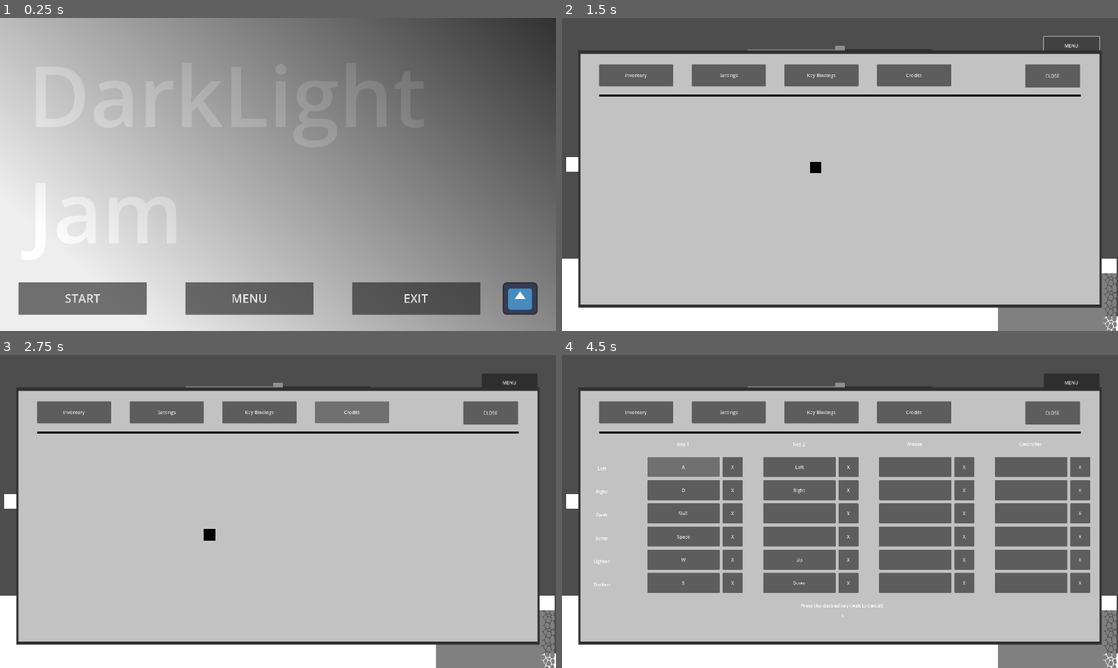
Above: before the commit, frames 1-4 (two rows, left to right).
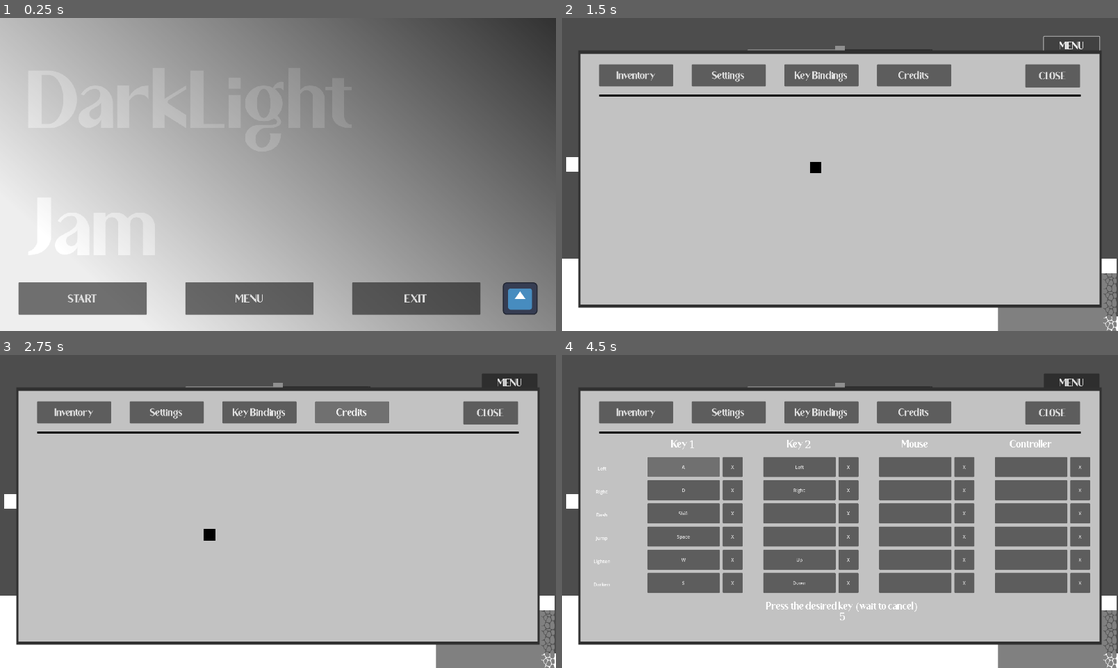
Above: after the commit, the same moments.

Repository: Wyatt5150/Godot-Wild-Jam-72
Game: Godot game, scene res://Levels/main_menu.tscn
Two runs of this game, one before a commit and one after it. Both use one fixed random seed, a clock stepped at 60 frames per second and the inputs below. The engine's default icon, where the game draws it, is replaced by a stand-in: a white triangle on a blue panel in a dark square. Sound files missing from this copy of the repository are replaced by a short silence.
Inputs:
- Up to frame 1 (0.25 s): no input
- Up to frame 2 (1.5 s): click "START" at 0.5 s; click "MENU" at 1.25 s
- Up to frame 3 (2.75 s): click "Credits" at 2 s
- Up to frame 4 (4.5 s): click "Inventory" at 2.75 s; click "Key Bindings" at 3.5 s; click "A" at 4.25 s

The runs differ from the first frame. In frame 1, 0.3% of the frame differs, in the area x 11-77%, y 88-92%; in frame 2, 0.5%; in frame 3, 0.5%; in frame 4, 1.0%, in the area x 9-94%, y 7-85%.

Commit message:
Themes

Diff:
--- /dev/null
+++ b/src/Art/MainTheme.tres
@@ -0,0 +1,11 @@
+[gd_resource type="Theme" load_steps=2 format=3 uid="uid://cwrwggm0g2ofu"]
+
+[ext_resource type="FontFile" uid="uid://dmivt0nuccrr7" path="res://Art/Font.ttf" id="1_r1is5"]
+
+[resource]
+Button/font_sizes/font_size = 36
+Button/fonts/font = ExtResource("1_r1is5")
+Fonts/fonts/large = ExtResource("1_r1is5")
+Fonts/fonts/normal = ExtResource("1_r1is5")
+Label/font_sizes/font_size = 36
+Label/fonts/font = ExtResource("1_r1is5")
--- a/src/AutoLoads/Audio.gd
+++ b/src/AutoLoads/Audio.gd
@@ -32,6 +32,21 @@
 	var sfx = AudioStreamPlayer.new()
 	add_child(sfx)
 	sfx.stream = load(SFX_PATHS[track])
+	sfx.set_bus("SFX")
+
+	var pitch = 1.0
+	if useWeight:
+		pitch = audioSpeed
+	pitch = pitch + randf_range(-.05, 0.05)
+	sfx.pitch_scale = pitch
+	sfx.finished.connect(Callable(sfx, "queue_free"))
+	sfx.play()
+
+func Play2DSFX(track:SFX_TRACKS, node:Node2D, useWeight:bool = false):
+	var sfx = AudioStreamPlayer2D.new()
+	node.add_child(sfx)
+	sfx.stream = load(SFX_PATHS[track])
+	sfx.set_bus("SFX")
 
 	var pitch = 1.0
 	if useWeight:
@@ -45,5 +60,5 @@
 	audioSpeed = 1.0 + (weight * .05)
 	music.pitch_scale = audioSpeed
 
-func ChangeVolume(bus, percent:float):
-	AudioServer.set_bus_volume_db(bus, linear_to_db(percent/100))
+func ChangeVolume(percent:float, bus:StringName):
+	AudioServer.set_bus_volume_db(AudioServer.get_bus_index(bus), linear_to_db(percent/100))
--- /dev/null
+++ b/src/AutoLoads/GeneralSettings.gd
@@ -0,0 +1,14 @@
+extends Control
+
+@onready var masterSlider = $AudioSettings/Master/MasterSlider
+@onready var musicSlider = $AudioSettings/Music/MusicSlider
+@onready var sfxSlider = $AudioSettings/SFX/SFXSlider
+
+func _ready():
+	masterSlider.value_changed.connect(Callable(Audio, "ChangeVolume").bind("Master"))
+	musicSlider.value_changed.connect(Callable(Audio, "ChangeVolume").bind("Music"))
+	sfxSlider.value_changed.connect(Callable(Audio, "ChangeVolume").bind("SFX"))
+
+	masterSlider.value = 50
+	musicSlider.value = 50
+	sfxSlider.value = 50
--- a/src/AutoLoads/settings.tscn
+++ b/src/AutoLoads/settings.tscn
@@ -1,7 +1,9 @@
-[gd_scene load_steps=3 format=3 uid="uid://dbt3c5ecfigjt"]
+[gd_scene load_steps=5 format=3 uid="uid://dbt3c5ecfigjt"]
 
 [ext_resource type="Script" path="res://AutoLoads/settings.gd" id="1_t5f8c"]
 [ext_resource type="PackedScene" uid="uid://c2bh18b5w6act" path="res://Scenes/key_bindings.tscn" id="2_ktk34"]
+[ext_resource type="Theme" uid="uid://cwrwggm0g2ofu" path="res://Art/MainTheme.tres" id="2_sud53"]
+[ext_resource type="Script" path="res://AutoLoads/GeneralSettings.gd" id="3_3cnqa"]
 
 [node name="Settings" type="CanvasLayer"]
 process_mode = 3
@@ -35,6 +37,7 @@
 grow_vertical = 2
 size_flags_horizontal = 4
 size_flags_vertical = 4
+theme = ExtResource("2_sud53")
 color = Color(0.882353, 0.882353, 0.882353, 1)
 
 [node name="CloseSettings" type="Button" parent="ColorRect"]
@@ -55,6 +58,7 @@
 offset_bottom = -0.345016
 grow_horizontal = 2
 mouse_filter = 2
+theme = ExtResource("2_sud53")
 
 [node name="Inventory" type="Button" parent="ColorRect/Buttons"]
 layout_mode = 1
@@ -121,33 +125,82 @@
 grow_vertical = 2
 
 [node name="KeyBindings" parent="ColorRect/Panels" instance=ExtResource("2_ktk34")]
+position = Vector2(-56, 0)
+
+[node name="GeneralSettings" type="Control" parent="ColorRect/Panels"]
+layout_mode = 1
+anchors_preset = 15
+anchor_right = 1.0
+anchor_bottom = 1.0
+grow_horizontal = 2
+grow_vertical = 2
+script = ExtResource("3_3cnqa")
+
+[node name="AudioSettings" type="Control" parent="ColorRect/Panels/GeneralSettings"]
+layout_mode = 1
+anchor_right = 0.429
+anchor_bottom = 1.0
+offset_left = 128.0
+offset_top = 48.0
+offset_right = -0.768066
+offset_bottom = -29.0
+
+[node name="Master" type="Label" parent="ColorRect/Panels/GeneralSettings/AudioSettings"]
+layout_mode = 1
+anchors_preset = -1
+offset_right = 128.0
+offset_bottom = 128.0
+text = "MASTER
+VOLUME"
+
+[node name="MasterSlider" type="HSlider" parent="ColorRect/Panels/GeneralSettings/AudioSettings/Master"]
+layout_mode = 1
+anchors_preset = -1
+anchor_left = 1.0
+anchor_right = 1.0
+anchor_bottom = 1.0
+offset_right = 384.0
+tick_count = 10
+ticks_on_borders = true
+
+[node name="Music" type="Label" parent="ColorRect/Panels/GeneralSettings/AudioSettings"]
+layout_mode = 0
+offset_top = 128.0
+offset_right = 128.0
+offset_bottom = 241.0
+text = "MUSIC
+VOLUME"
+
+[node name="MusicSlider" type="HSlider" parent="ColorRect/Panels/GeneralSettings/AudioSettings/Music"]
+layout_mode = 1
+anchors_preset = -1
+anchor_left = 1.0
+anchor_right = 1.0
+anchor_bottom = 1.0
+offset_right = 384.0
+tick_count = 10
+ticks_on_borders = true
+
+[node name="SFX" type="Label" parent="ColorRect/Panels/GeneralSettings/AudioSettings"]
+layout_mode = 0
+offset_top = 256.0
+offset_right = 128.0
+offset_bottom = 369.0
+text = "SFX
+VOLUME"
+
+[node name="SFXSlider" type="HSlider" parent="ColorRect/Panels/GeneralSettings/AudioSettings/SFX"]
+layout_mode = 1
+anchors_preset = -1
+anchor_left = 1.0
+anchor_right = 1.0
+anchor_bottom = 1.0
+offset_right = 384.0
+tick_count = 10
+ticks_on_borders = true
+
+[node name="Credits" type="Control" parent="ColorRect/Panels"]
 visible = false
-position = Vector2(-56, 0)
-
-[node name="GeneralSettings" type="Control" parent="ColorRect/Panels"]
-layout_mode = 1
-anchors_preset = 15
-anchor_right = 1.0
-anchor_bottom = 1.0
-grow_horizontal = 2
-grow_vertical = 2
-
-[node name="ColorRect" type="ColorRect" parent="ColorRect/Panels/GeneralSettings"]
-layout_mode = 1
-anchors_preset = 8
-anchor_left = 0.5
-anchor_top = 0.5
-anchor_right = 0.5
-anchor_bottom = 0.5
-offset_left = -20.0
-offset_top = -20.0
-offset_right = 20.0
-offset_bottom = 20.0
-grow_horizontal = 2
-grow_vertical = 2
-color = Color(0, 0, 0, 1)
-
-[node name="Credits" type="Control" parent="ColorRect/Panels"]
 layout_mode = 1
 anchors_preset = 15
 anchor_right = 1.0
@@ -171,6 +224,7 @@
 color = Color(0, 0, 0, 1)
 
 [node name="Inventory" type="Control" parent="ColorRect/Panels"]
+visible = false
 layout_mode = 1
 anchors_preset = 15
 anchor_right = 1.0
--- a/src/Levels/main_menu.tscn
+++ b/src/Levels/main_menu.tscn
@@ -1,5 +1,6 @@
-[gd_scene load_steps=4 format=3 uid="uid://14bj0y2xewoo"]
+[gd_scene load_steps=5 format=3 uid="uid://14bj0y2xewoo"]
 
+[ext_resource type="Theme" uid="uid://cwrwggm0g2ofu" path="res://Art/MainTheme.tres" id="1_in82i"]
 [ext_resource type="Script" path="res://Scripts/main_menu.gd" id="1_m32jd"]
 [ext_resource type="Texture2D" uid="uid://dpjj7xm3bcwtn" path="res://Art/Gradient.png" id="2_cogjf"]
 [ext_resource type="Texture2D" uid="uid://buu65vkssvn3a" path="res://icon.svg" id="2_luc6f"]
@@ -11,6 +12,7 @@
 anchor_bottom = 1.0
 grow_horizontal = 2
 grow_vertical = 2
+theme = ExtResource("1_in82i")
 script = ExtResource("1_m32jd")
 
 [node name="Background" type="ColorRect" parent="."]
--- a/src/Scenes/key_bindings.tscn
+++ b/src/Scenes/key_bindings.tscn
@@ -1,6 +1,7 @@
-[gd_scene load_steps=2 format=3 uid="uid://c2bh18b5w6act"]
+[gd_scene load_steps=3 format=3 uid="uid://c2bh18b5w6act"]
 
 [ext_resource type="Script" path="res://Scripts/key_bindings.gd" id="1_okoi4"]
+[ext_resource type="Theme" uid="uid://cwrwggm0g2ofu" path="res://Art/MainTheme.tres" id="2_v4qfc"]
 
 [node name="KeyBindings" type="Node2D"]
 script = ExtResource("1_okoi4")
@@ -15,6 +16,7 @@
 offset_left = 25.0
 offset_right = 275.0
 offset_bottom = 69.0
+theme = ExtResource("2_v4qfc")
 text = "Key 1"
 horizontal_alignment = 1
 vertical_alignment = 1
@@ -23,6 +25,7 @@
 offset_left = 425.0
 offset_right = 675.0
 offset_bottom = 69.0
+theme = ExtResource("2_v4qfc")
 text = "Key 2"
 horizontal_alignment = 1
 vertical_alignment = 1
@@ -31,6 +34,7 @@
 offset_left = 825.0
 offset_right = 1075.0
 offset_bottom = 69.0
+theme = ExtResource("2_v4qfc")
 text = "Mouse"
 horizontal_alignment = 1
 vertical_alignment = 1
@@ -39,6 +43,7 @@
 offset_left = 1225.0
 offset_right = 1475.0
 offset_bottom = 69.0
+theme = ExtResource("2_v4qfc")
 text = "Controller"
 horizontal_alignment = 1
 vertical_alignment = 1
@@ -47,6 +52,7 @@
 offset_top = 566.0
 offset_right = 1920.0
 offset_bottom = 619.0
+theme = ExtResource("2_v4qfc")
 horizontal_alignment = 1
 vertical_alignment = 1
 
@@ -55,6 +61,7 @@
 offset_top = 614.0
 offset_right = 1920.0
 offset_bottom = 679.0
+theme = ExtResource("2_v4qfc")
 horizontal_alignment = 1
 
 [node name="Timer" type="Timer" parent="."]
--- a/src/Scenes/player.tscn
+++ b/src/Scenes/player.tscn
@@ -1,8 +1,9 @@
-[gd_scene load_steps=5 format=3 uid="uid://bs7cimmitd1gn"]
+[gd_scene load_steps=6 format=3 uid="uid://bs7cimmitd1gn"]
 
 [ext_resource type="Script" path="res://Scripts/player.gd" id="1_l8kvu"]
 [ext_resource type="Texture2D" uid="uid://bfy3forw4bmpf" path="res://Art/BoxGuy.png" id="2_2kbdf"]
 [ext_resource type="Texture2D" uid="uid://bh7r1mcbrm5ye" path="res://Art/BoxGuyWhite.png" id="3_mpbj0"]
+[ext_resource type="Theme" uid="uid://cwrwggm0g2ofu" path="res://Art/MainTheme.tres" id="4_5rg30"]
 
 [sub_resource type="RectangleShape2D" id="RectangleShape2D_6e58e"]
 size = Vector2(64, 64)
@@ -38,6 +39,7 @@
 offset_right = 320.0
 offset_bottom = 160.0
 grow_horizontal = 2
+theme = ExtResource("4_5rg30")
 
 [node name="DarkMeter" type="HSlider" parent="PlayerHud/Control"]
 layout_direction = 3
Binary file added: src/Art/Font.ttf
Not shown, added: src/Art/Font.ttf.import
Not shown: 1 places in src/Levels/start.tscn that only renumber resources
Not shown, changed: Raw Audio/Credits.txt
Not shown, added: Raw Audio/humion-font/Humiondemo-R9AxW.ttf
Not shown, added: Raw Audio/humion-font/info.txt
Not shown, added: Raw Audio/humion-font/misc/Readme Humion (DEMO).txt
